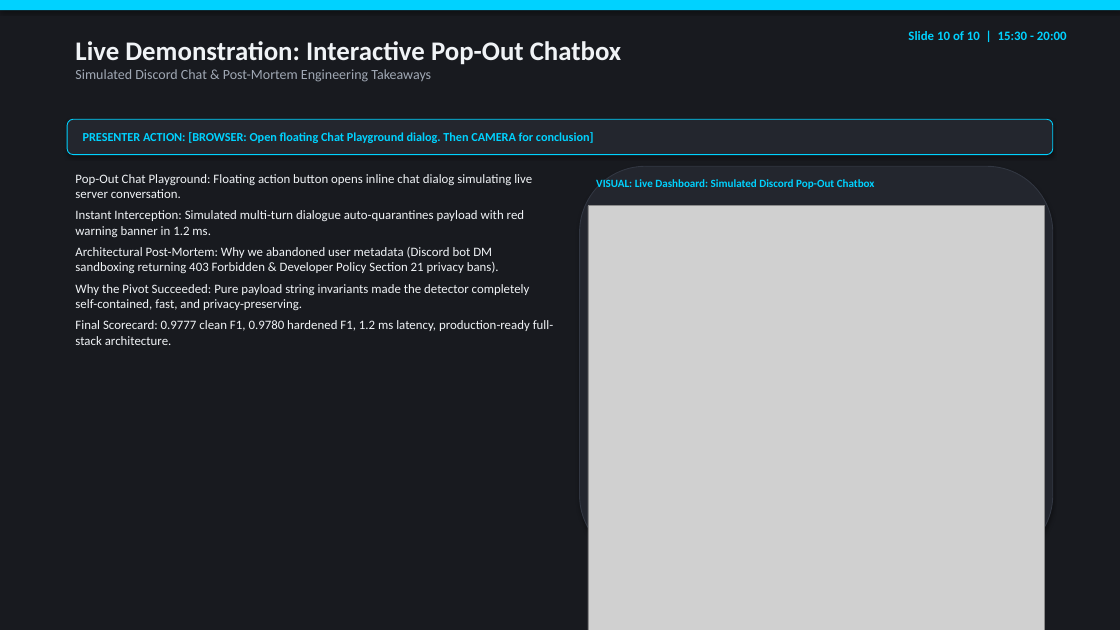
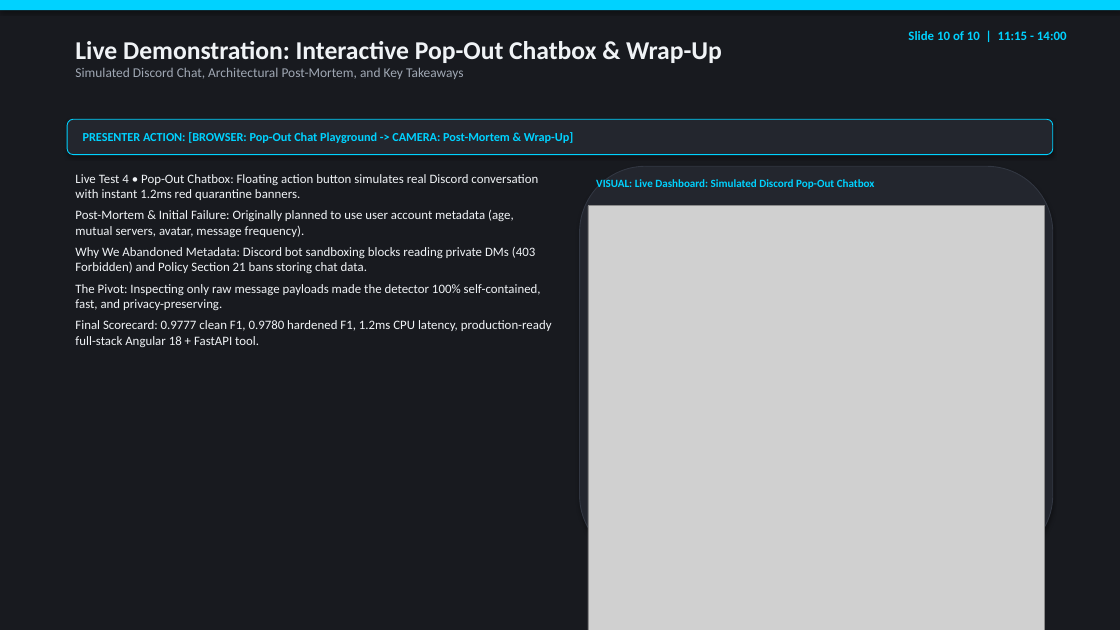
Before and after one commit to danvse/ML_DM_Discord_Phishing, a slide deck: slide 10 of docs/slides/DEMO_PRESENTATION_SLIDES.pptx. Drawn at 1120x630 pixels with LibreOffice and Linux fonts; fonts in the diff are those of the drawing; grey boxes stand for pictures. Boxes give left, top, right and bottom in pixels: in the first picture for what was removed or moved away, otherwise in the second. Text is boxed around its words. In the diff, an @@ line names an element or a change of style, - is before the commit and + after.

```diff
--- a/docs/slides/DEMO_PRESENTATION_SLIDES.pptx
+++ b/docs/slides/DEMO_PRESENTATION_SLIDES.pptx
@@ text at bbox=[75, 41, 722, 79]: text changed; size 12 to 11.5 pt @@
-Live Demonstration: Interactive Pop-Out Chatbox
-Simulated Discord Chat & Post-Mortem Engineering Takeaways
+Live Demonstration: Interactive Pop-Out Chatbox & Wrap-Up
+Simulated Discord Chat, Architectural Post-Mortem, and Key Takeaways
@@ text at bbox=[908, 31, 1067, 40]: text changed @@
-Slide 10 of 10 | 15:30 - 20:00
+Slide 10 of 10 | 11:15 - 14:00
@@ text in rounded rectangle at bbox=[83, 132, 573, 143]: text changed @@
-PRESENTER ACTION: [BROWSER: Open floating Chat Playground dialog. Then CAMERA for conclusion]
+PRESENTER ACTION: [BROWSER: Pop-Out Chat Playground -> CAMERA: Post-Mortem & Wrap-Up]
@@ text at bbox=[75, 174, 552, 347]: text changed @@
-Pop-Out Chat Playground: Floating action button opens inline chat dialog simulating live server conversation.
-Instant Interception: Simulated multi-turn dialogue auto-quarantines payload with red warning banner in 1.2 ms.
-Architectural Post-Mortem: Why we abandoned user metadata (Discord bot DM sandboxing returning 403 Forbidden & Developer Policy Section 21 privacy bans).
-Why the Pivot Succeeded: Pure payload string invariants made the detector completely self-contained, fast, and privacy-preserving.
-Final Scorecard: 0.9777 clean F1, 0.9780 hardened F1, 1.2 ms latency, production-ready full-stack architecture.
+Live Test 4 • Pop-Out Chatbox: Floating action button simulates real Discord conversation with instant 1.2ms red quarantine banners.
+Post-Mortem & Initial Failure: Originally planned to use user account metadata (age, mutual servers, avatar, message frequency).
+Why We Abandoned Metadata: Discord bot sandboxing blocks reading private DMs (403 Forbidden) and Policy Section 21 bans storing chat data.
+The Pivot: Inspecting only raw message payloads made the detector 100% self-contained, fast, and privacy-preserving.
+Final Scorecard: 0.9777 clean F1, 0.9780 hardened F1, 1.2ms CPU latency, production-ready full-stack Angular 18 + FastAPI tool.
```
Also in this commit, not shown: 9 other slides changed, 2 other files.
